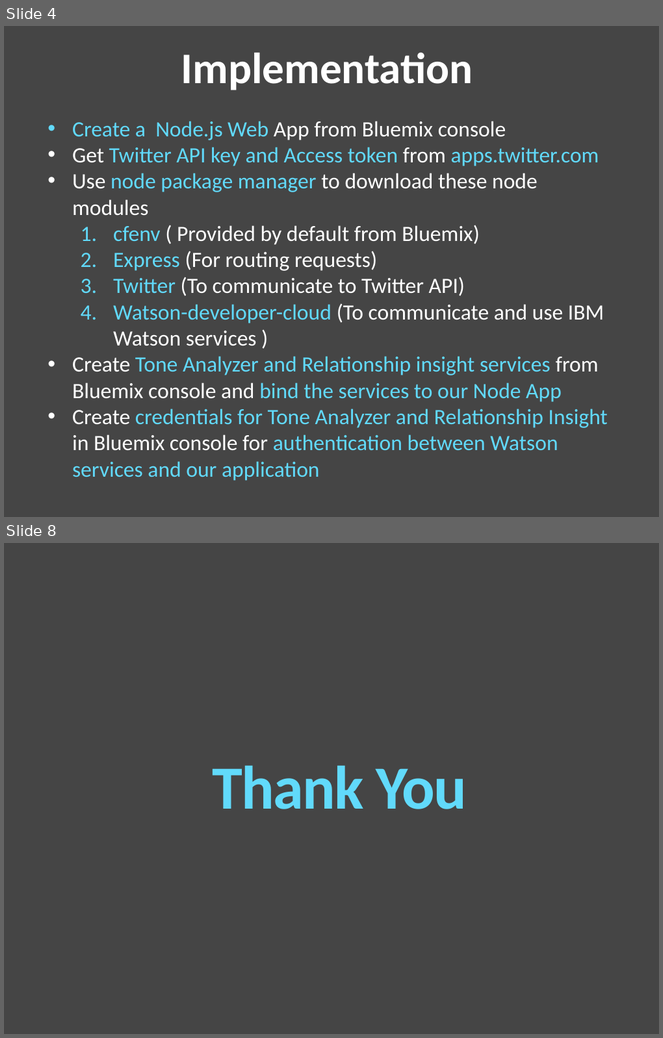
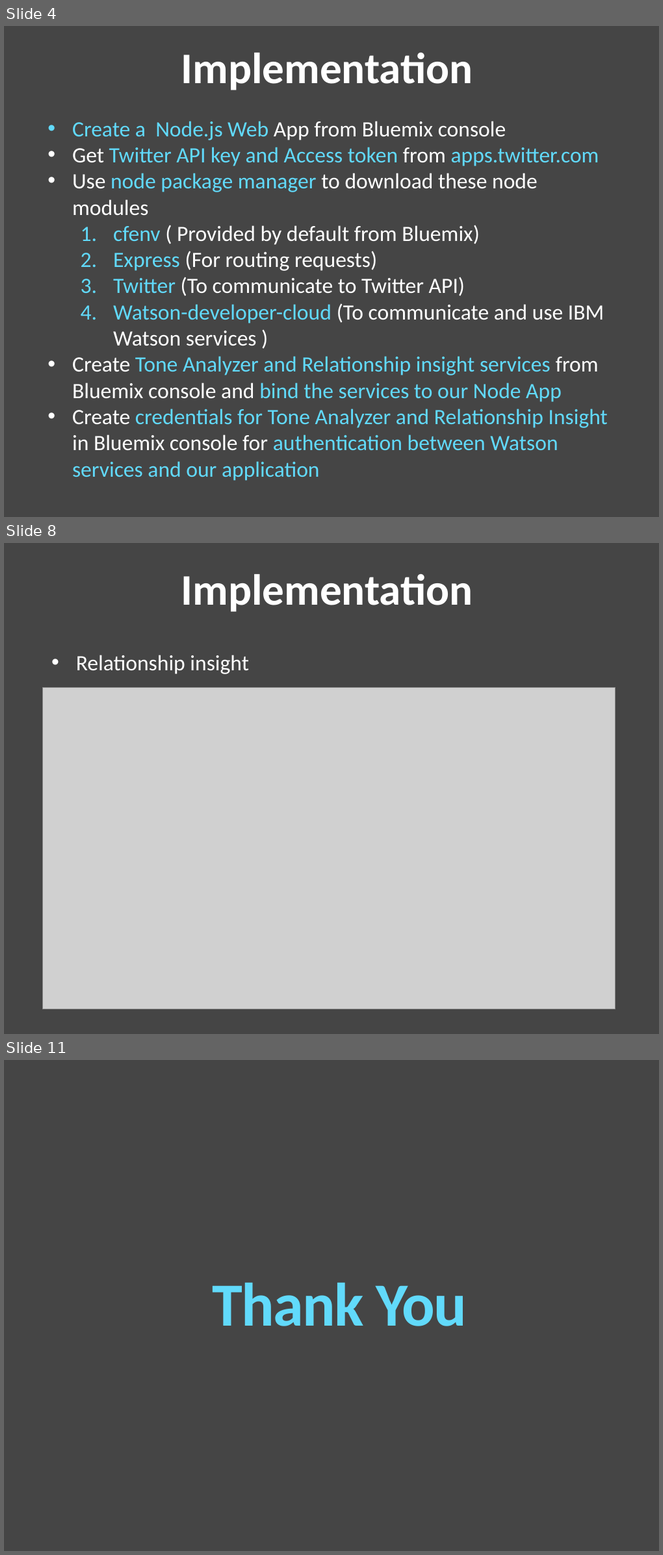
Before and after one commit to LadwaAditya/TwiTone, a slide deck: Presentation.pptx. Shown one above the other, each under a label of ours: slides 4 and 8 before the commit, slides 4, 8 and 11 after it; the slides between them are not shown. The pictures are 663x1038 and 663x1555 pixels, drawn with LibreOffice and Linux fonts; fonts in the diff are those of the drawing; grey boxes stand for pictures. Boxes give left, top, right and bottom in pixels: in the first picture for what was removed or moved away, otherwise in the second. Text is boxed around its words. In the diff, an @@ line names an element or a change of style, - is before the commit and + after.

```diff
--- a/Presentation.pptx
+++ b/Presentation.pptx
@@ slide 8 added at [4, 543, 659, 1034], background #454545 @@
@@ text added at [181, 574, 473, 612], 48 pt, text #FFFFFF, bold @@
+Implementation
@@ text added at [76, 655, 249, 674], 24 pt, text #FFFFFF @@
+• Relationship insight
@@ picture added at [42, 687, 615, 1010] @@
@@ what was slide 8 is now slide 11 @@
```
Also in this commit, not shown: 1 slide changed, 4 other slides added, 2 slides removed.
